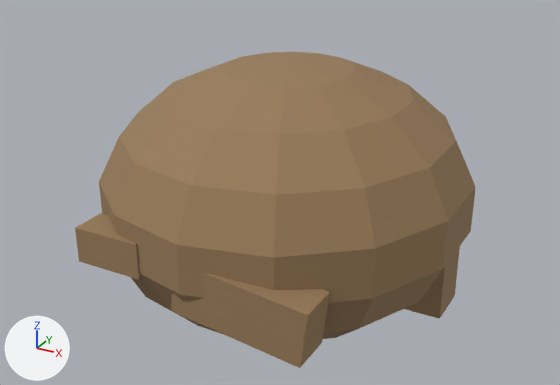
Before and after pictures for a commit that changed the glTF model public/assets/models/characters/wardrobe/hair-side-brown.glb.
Before and after are seen from a 50 mm lens placed at (0.3, -0.556, 0.47), pointed at (-0.009, 0.007, 0.189). Arrows for +X, +Y and +Z are at lower left; the lights stay in place. The older version comes first. Vertices at exactly the same position are counted once.

Names of what the first picture shows: 'hair_back', 'hair_cap', 'hair_fringe_main', 'hair_fringe_side'.
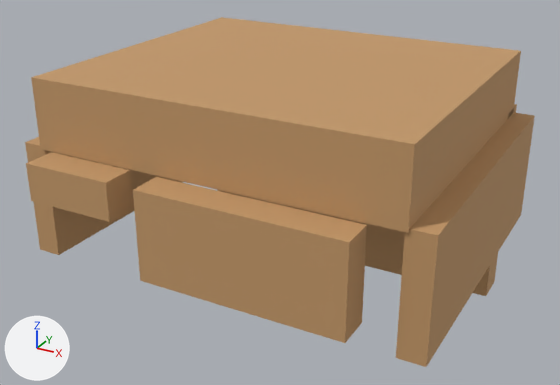
Location of each change, [x1, y1, x2, y2] in pixels of the pictures (560 x 385 px; the box of a moved part takes in the faces that stretch with it):
'hair_cap', deleted (brown): before [99, 52, 476, 339]
'hair_top', added (brown): after [31, 17, 521, 233]
'hair_fringe_main', reshaped, recoloured: before [171, 273, 330, 368]; after [133, 177, 367, 343]
'hair_side_1', added (brown): after [396, 113, 535, 367]
'hair_fringe_side', recoloured, moved, rescaled: before [75, 213, 142, 280]; after [26, 152, 133, 222]
'hair_back', moved, rescaled: before [405, 247, 460, 319]; after [217, 104, 517, 296]
'hair_side_-1', added (brown): after [25, 137, 183, 255]
part 1 of me_hair_fringe_main, moved or reshaped: before [171, 273, 330, 368]; after [133, 177, 367, 343]
part 2 of me_hair_fringe_main, recoloured: before [171, 273, 330, 368]; after [133, 177, 367, 343]
part 3 of me_hair_fringe_side, moved or reshaped: before [75, 213, 142, 280]; after [26, 152, 133, 222]
part 4 of me_hair_fringe_side, recoloured: before [75, 213, 142, 280]; after [26, 152, 133, 222]

What the commit changed:
me_hair_fringe_main is used by ob_hair_fringe_main; location (0.0, 0.0, 0.0).
me_hair_fringe_main had 8 vertices, 12 faces and spanned x -0.0123..0.1023, y -0.1575..-0.1225, z 0.1411..0.1989.
me_hair_fringe_main now has 8 vertices, 12 faces and spans x -0.04..0.13, y -0.157..-0.129, z 0.1725..0.2475.
Part 1, on me_hair_fringe_main:
Vertex 0 of me_hair_fringe_main moves from (-0.0123, -0.1575, 0.1542) at pixel (171, 311) to (-0.04, -0.157, 0.1725) at pixel (140, 280).
Vertex 1 of me_hair_fringe_main moves from (-0.0069, -0.1575, 0.1989) to (-0.04, -0.157, 0.2475) at pixel (132, 189).
Vertex 2 of me_hair_fringe_main moves from (-0.0123, -0.1225, 0.1542) to (-0.04, -0.129, 0.1725).
Vertex 3 of me_hair_fringe_main moves from (-0.0069, -0.1225, 0.1989) to (-0.04, -0.129, 0.2475) at pixel (156, 176).
Vertex 4 of me_hair_fringe_main moves from (0.0969, -0.1575, 0.1411) at pixel (299, 368) to (0.13, -0.157, 0.1725) at pixel (345, 343).
Vertex 5 of me_hair_fringe_main moves from (0.1023, -0.1575, 0.1858) at pixel (307, 315) to (0.13, -0.157, 0.2475) at pixel (349, 242).
Vertex 6 of me_hair_fringe_main moves from (0.0969, -0.1225, 0.1411) at pixel (321, 342) to (0.13, -0.129, 0.1725) at pixel (361, 322).
Vertex 7 of me_hair_fringe_main moves from (0.1023, -0.1225, 0.1858) at pixel (330, 291) to (0.13, -0.129, 0.2475) at pixel (366, 225).
me_hair_fringe_main part 2: 12 faces centred in x -0.0105..0.1005, y -0.1575..-0.1225, z 0.1455..0.1945 are repainted in the vertex colours; the middle colour goes from brown #997c59 to orange #c49969.
me_hair_fringe_side is used by ob_hair_fringe_side; location (0.0, 0.0, 0.0).
me_hair_fringe_side had 8 vertices, 12 faces and spanned x -0.105..-0.045, y -0.153..-0.123, z 0.17..0.2.
me_hair_fringe_side now has 8 vertices, 12 faces and spans x -0.145..-0.065, y -0.157..-0.129, z 0.216..0.248.
me_hair_fringe_side part 3: the whole mesh is scaled about its middle by (1.33, 0.933, 1.07), then moved by (-0.03, -0.005, 0.047).
me_hair_fringe_side part 4: 12 faces centred in x -0.105..-0.045, y -0.153..-0.123, z 0.17..0.2 are repainted in the vertex colours; the middle colour goes from brown #997c59 to orange #c49969.
me_hair_back is used by ob_hair_back; location (0.0, 0.0, 0.0).
me_hair_back had 8 vertices, 12 faces and spanned x -0.12..0.12, y 0.105..0.155, z 0.04..0.16.
me_hair_back now has 8 vertices, 12 faces and spans x -0.158..0.158, y 0.128..0.16, z 0.065..0.255.
me_hair_back part 5: the whole mesh is scaled about its middle by (1.32, 0.64, 1.58), then moved by (0.0, 0.014, 0.06).
Mesh me_hair_side_1 is new.
It is a box spanning x 0.155..0.177, y -0.126..0.15, z 0.15..0.25.
It uses material mat_charmat.
Mesh me_hair_side__1 is new.
It is a box spanning x -0.177..-0.155, y -0.126..0.15, z 0.15..0.25.
It uses material mat_charmat.
Mesh me_hair_top is new.
It is a box spanning x -0.158..0.158, y -0.128..0.148, z 0.248..0.308.
It uses material mat_charmat.
Object 'hair_cap' (ob_hair_cap) is deleted.
Object 'hair_side_1' (ob_hair_side_1) is new; it shows me_hair_side_1.
Its location is (0.0, 0.0, 0.0).
Object 'hair_side_-1' (ob_hair_side__1) is new; it shows me_hair_side__1.
Its location is (0.0, 0.0, 0.0).
Object 'hair_top' (ob_hair_top) is new; it shows me_hair_top.
Its location is (0.0, 0.0, 0.0).
